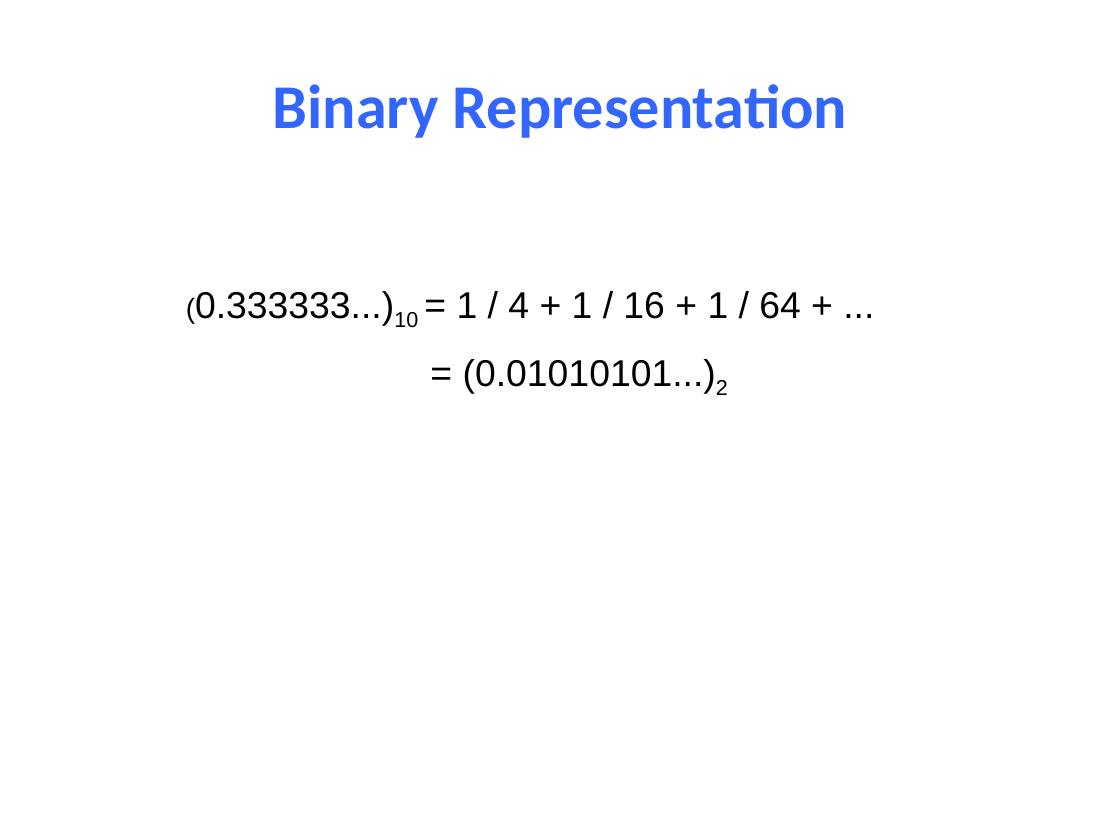
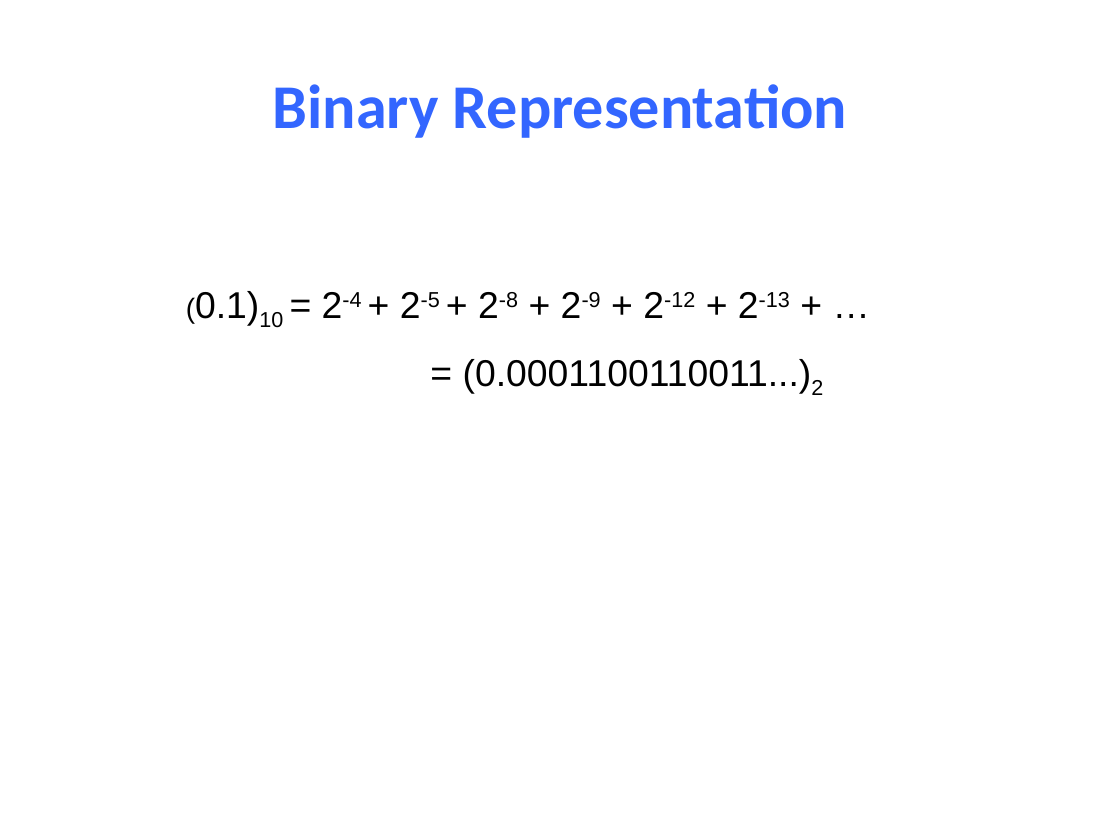
Before and after one commit to NYU-CSO/nyu-cso.github.io, a slide deck: slide 6 of notes/03-floats.pptx. Drawn at 1120x840 pixels with LibreOffice and Linux fonts; fonts in the diff are those of the drawing. Boxes give left, top, right and bottom in pixels: in the first picture for what was removed or moved away, otherwise in the second. Text is boxed around its words. In the diff, an @@ line names an element or a change of style, - is before the commit and + after.

```diff
--- a/notes/03-floats.pptx
+++ b/notes/03-floats.pptx
@@ text at (195, 291, 823, 395): text changed @@
-(0.333333...)10 = 1 / 4 + 1 / 16 + 1 / 64 + ...
-= (0.01010101...)2
+(0.1)10 = 2-4 + 2-5 + 2-8 + 2-9 + 2-12 + 2-13 + …
+= (0.0001100110011...)2
```
Also in this commit, not shown: 1 other file.
